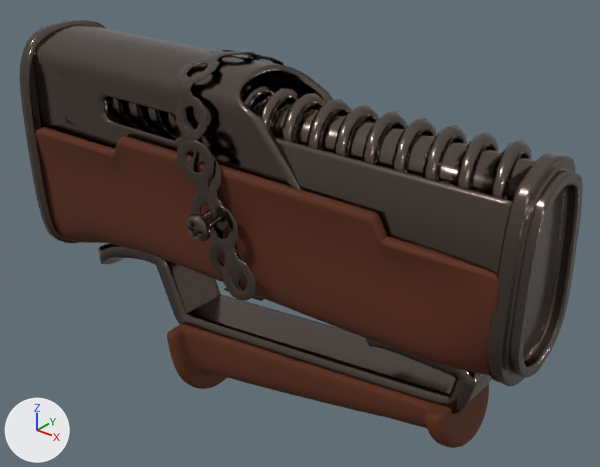
What one commit did to the FBX model Modular Weapon System/Assets/Models/handguard_01.fbx.
Camera for both pictures: a camera (50 mm lens) standing at (-2.093, -0.648, 3.194) and looking at (-2.639, 0.035, 2.771). Lighting does not change. The marker at lower left points along +X, +Y and +Z. Vertices at the same position are counted once.
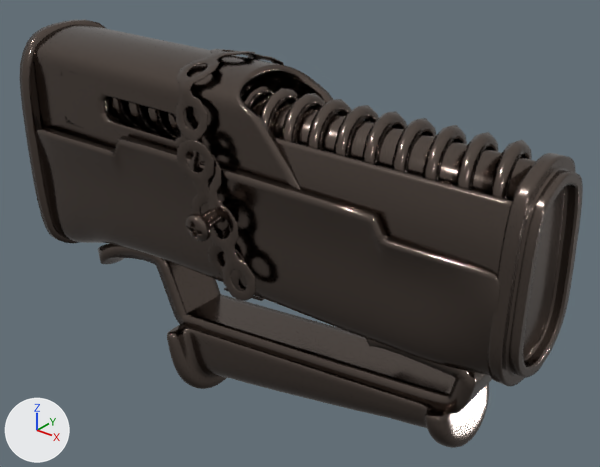
Boxes [x1, y1, x2, y2] around the edits, measured in the pictures (600 x 467 px):
part 1 of me_cube_020, recoloured
    both: [35, 127, 500, 448]

What the commit changed:
me_cube_020 has 51306 vertices, 51092 faces and spans x -0.001..0.682, y -0.114..0.081, z -0.3..0.157.
me_cube_020 is used by ob_cube_022; location (-3.01, 0.013, 2.819).
me_cube_020 part 1: all 10736 faces that had it switch from mat_wood (brown #5a280b) to mat_metal (brown #6e635b).
